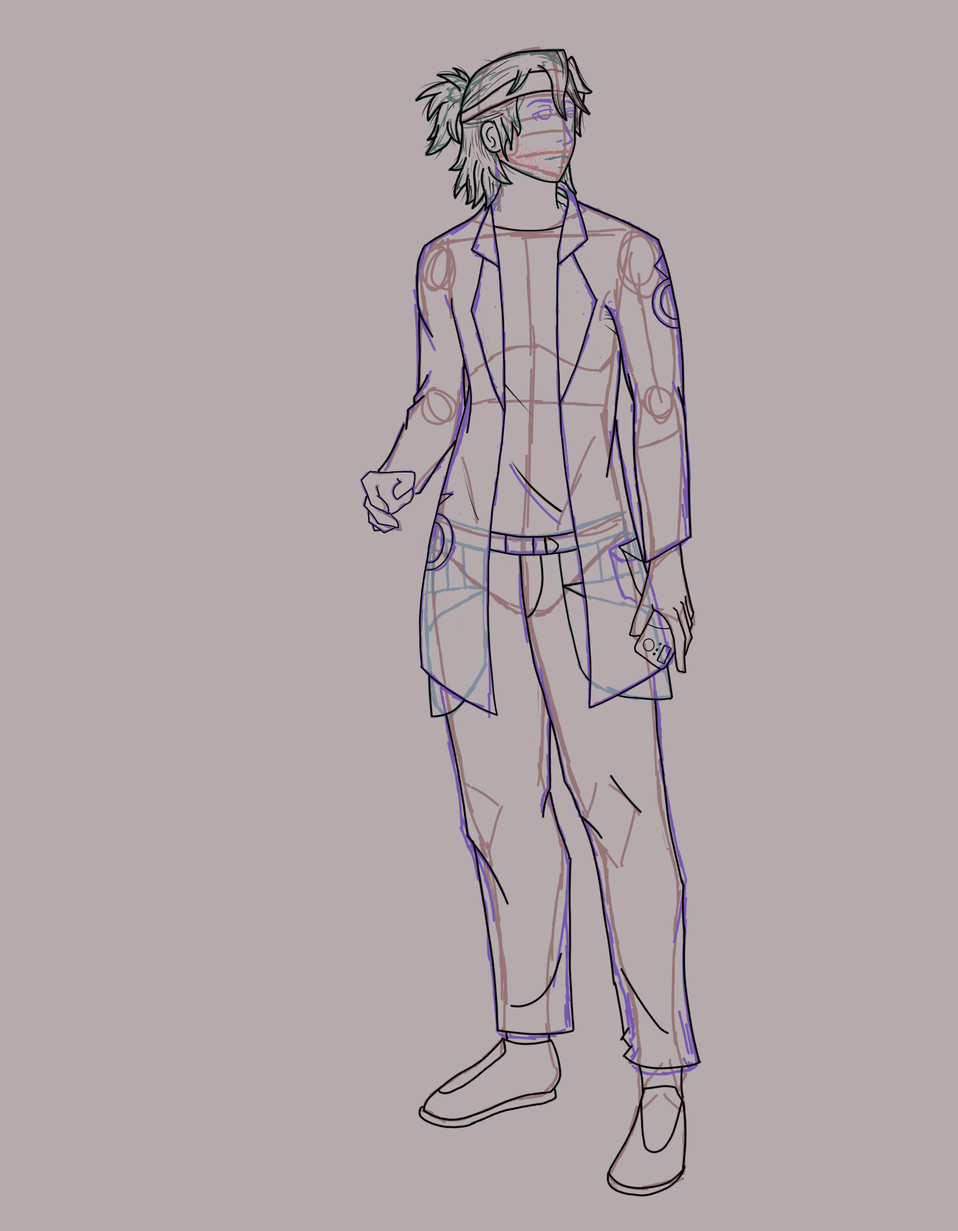
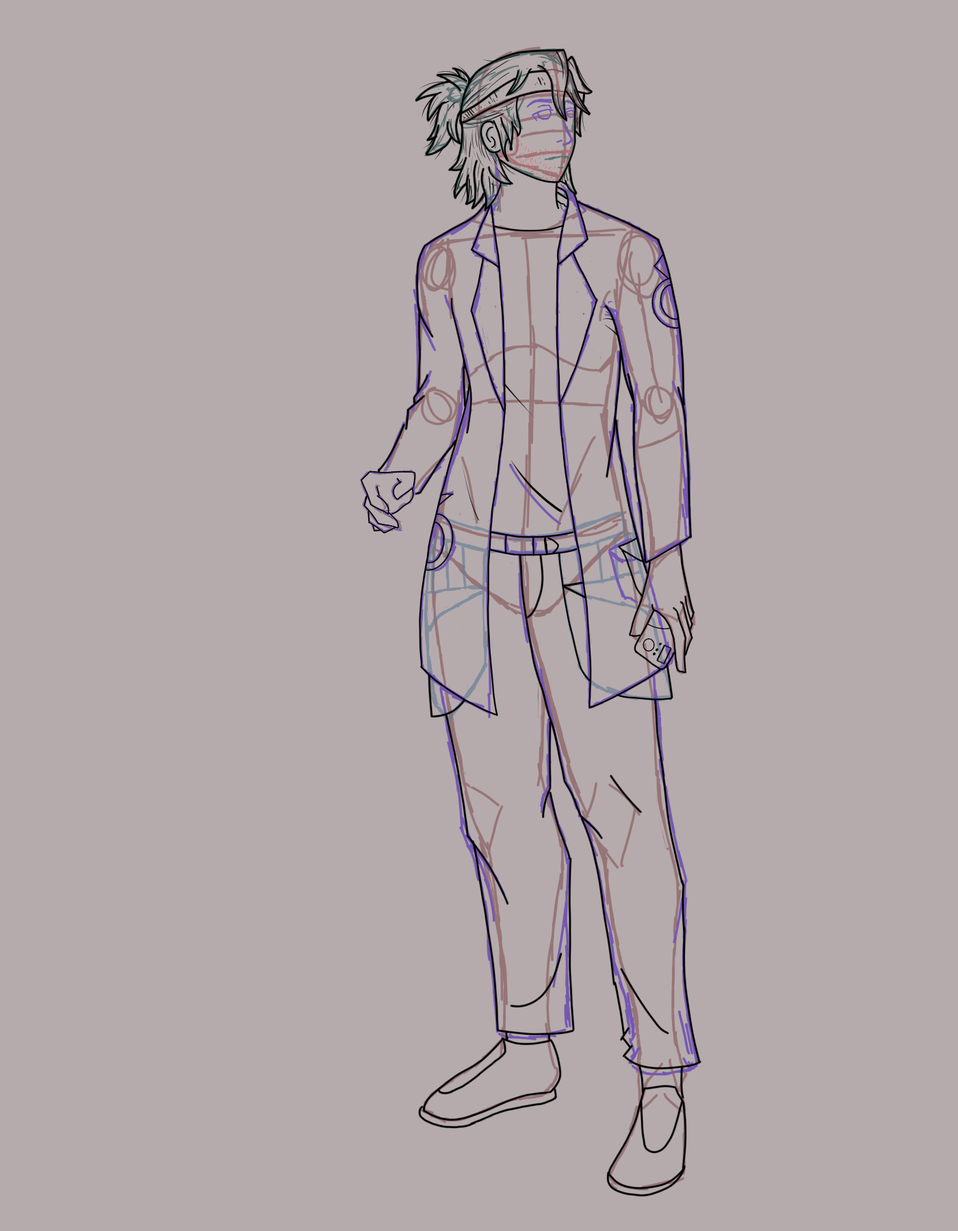
Layered file, before and after one edit (958x1231). Changes by layer:
added layer "Paint Layer 18" in group "Agrupar 17" over box(462, 76, 546, 120)
painted on "line Mescladas" over box(462, 76, 546, 120)
painted on "Pintar camada 14 (colado)" over box(462, 91, 499, 120)
painted on "Copy of Paint Layer 6" over box(462, 76, 546, 120)
painted on "Paint Layer 1" over box(462, 76, 546, 120)
